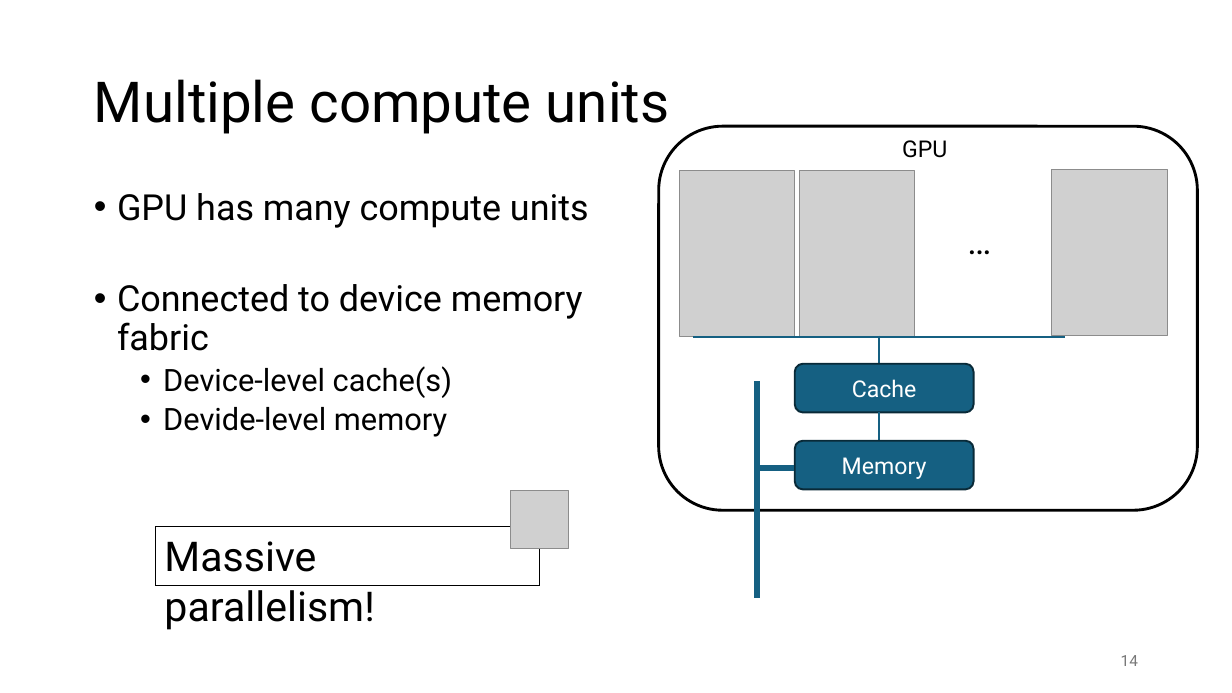
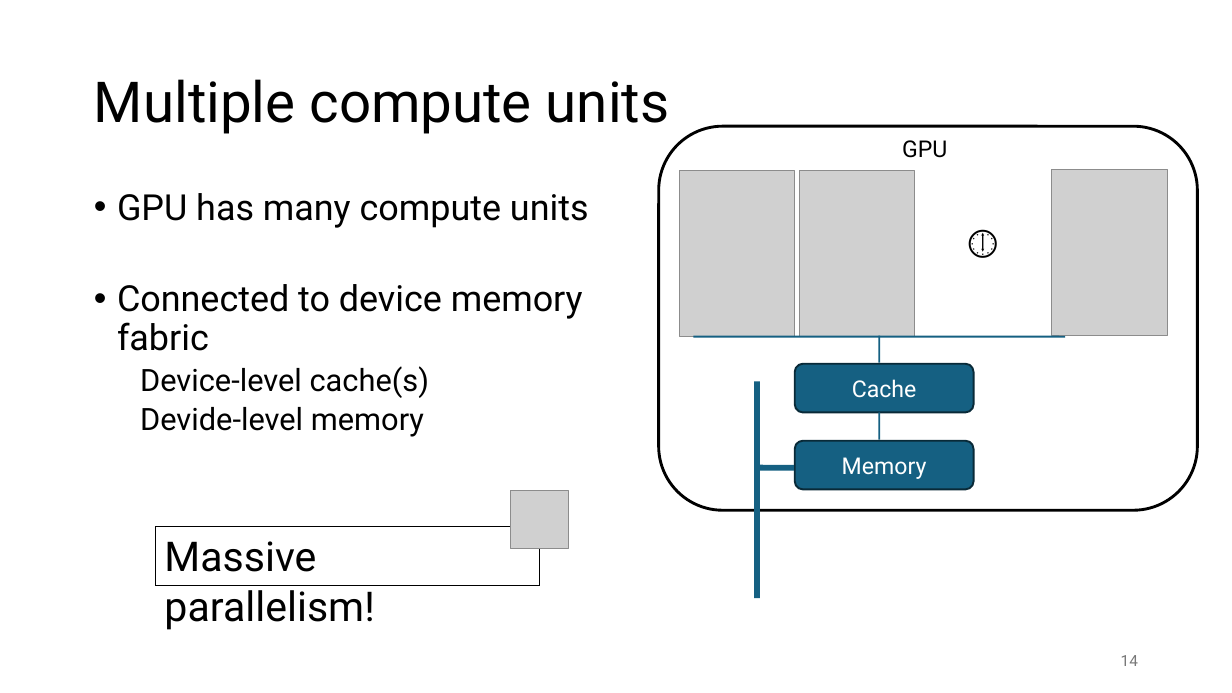
Before and after one commit to gjbex/GPU-programming, a slide deck: slide 14 of gpu_programming.pptx. Drawn at 1232x693 pixels with LibreOffice and Linux fonts; fonts in the diff are those of the drawing; grey boxes stand for pictures. Boxes give left, top, right and bottom in pixels: in the first picture for what was removed or moved away, otherwise in the second. Text is boxed around its words. In the diff, an @@ line names an element or a change of style, - is before the commit and + after.

```diff
--- a/gpu_programming.pptx
+++ b/gpu_programming.pptx
@@ text at (x1=958, y1=213, x2=1013, y2=266): text changed @@
-…
+🕕
@@ text at (x1=140, y1=366, x2=429, y2=437): bullet • to none @@
```
Also in this commit, not shown: 23 other slides changed, 5 slides added.
